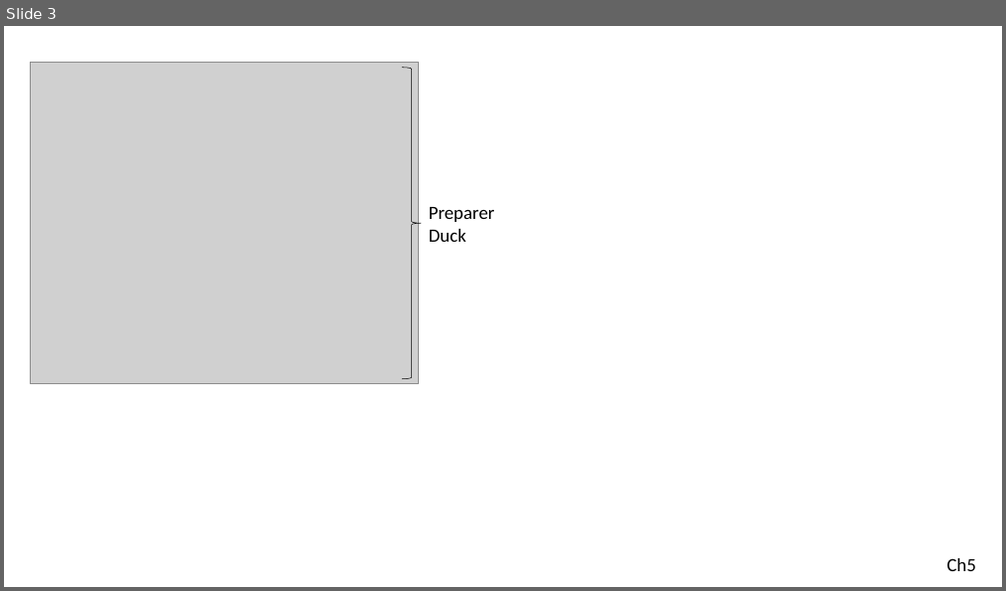
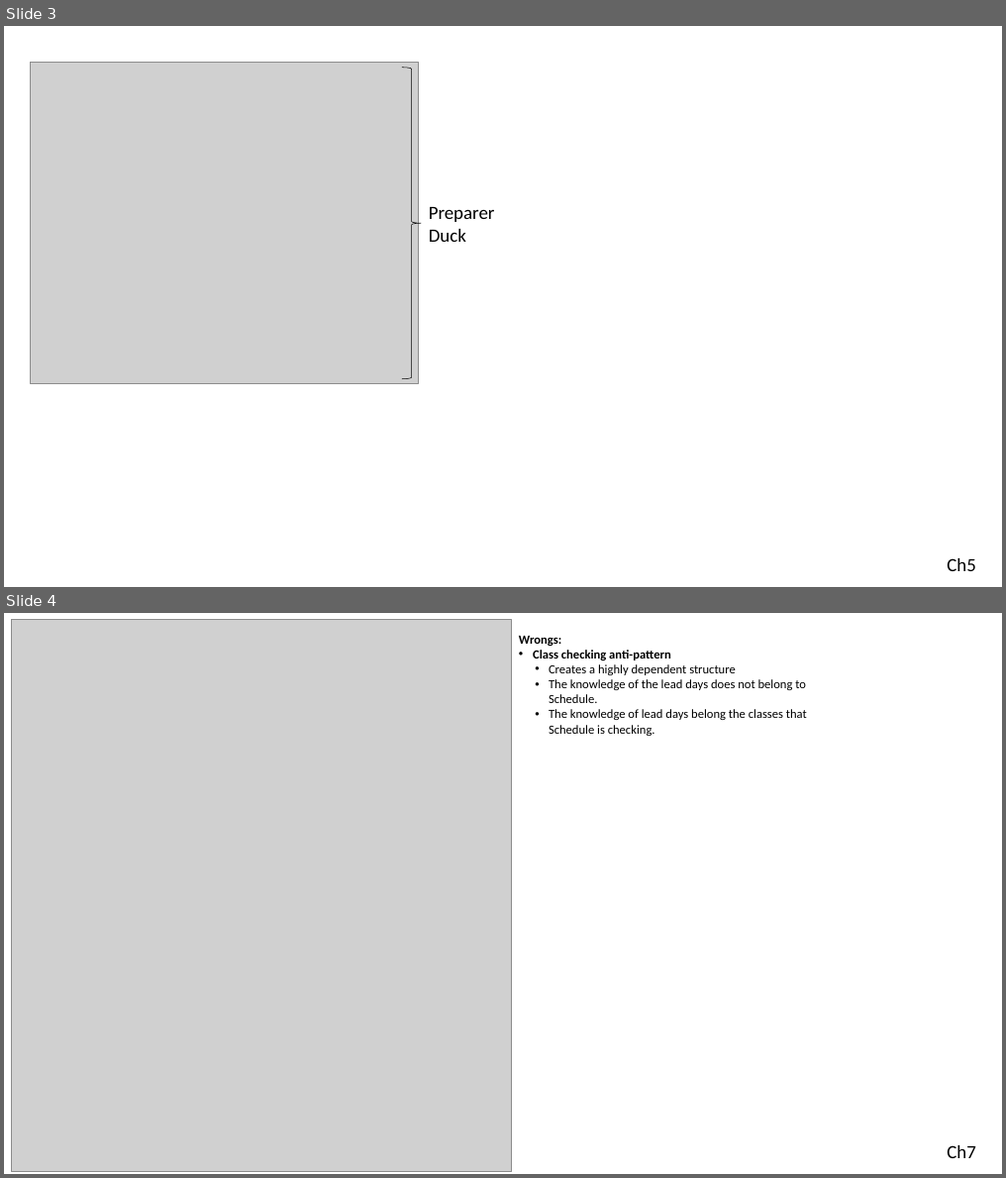
Before and after one commit to serodriguez68/poodr-notes, a slide deck: images_editables/poodr_image_editables.pptx. Shown one above the other, each under a label of ours: slide 3 before the commit, slides 3 and 4 after it. The pictures are 1006x591 and 1006x1178 pixels, drawn with LibreOffice and Linux fonts; fonts in the diff are those of the drawing; grey boxes stand for pictures. Boxes give left, top, right and bottom in pixels: in the first picture for what was removed or moved away, otherwise in the second. Text is boxed around its words. In the diff, an @@ line names an element or a change of style, - is before the commit and + after.

```diff
--- a/images_editables/poodr_image_editables.pptx
+++ b/images_editables/poodr_image_editables.pptx
@@ slide 4 added at (4,613,1002,1174), background #FFFFFF @@
@@ picture added at (12,620,512,1172) @@
@@ text added at (519,635,807,736), 12 pt, text #000000 @@
+Wrongs:
+• Class checking anti-pattern
+  • Creates a highly dependent structure
+  • The knowledge of the lead days does not belong to Schedule.
+  • The knowledge of lead days belong the classes that Schedule is checking.
@@ text added at (946,1146,976,1158), 18 pt, text #000000 @@
+Ch7
```
Also in this commit, not shown: 1 other slide added, 3 other files.
